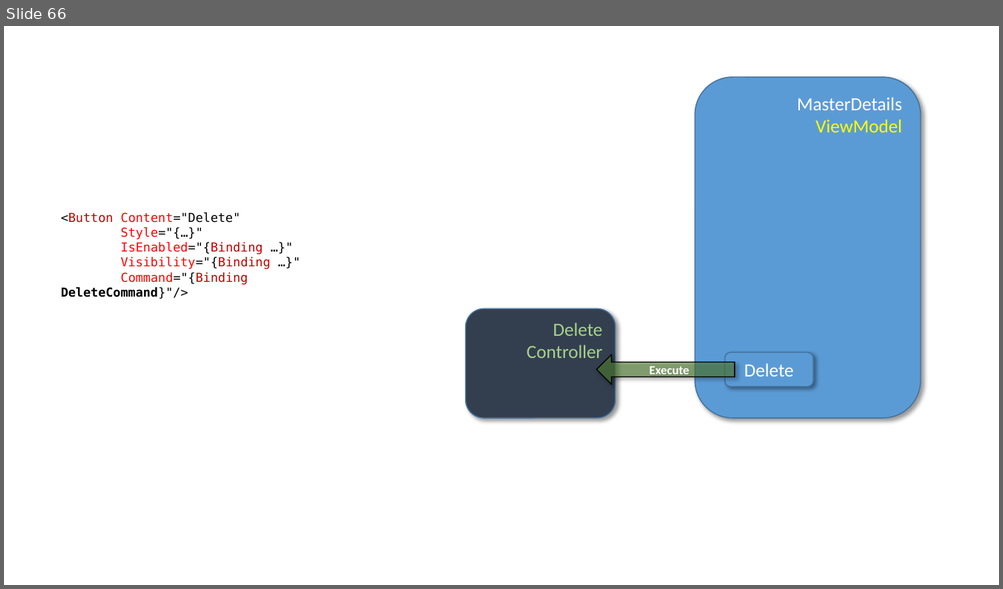
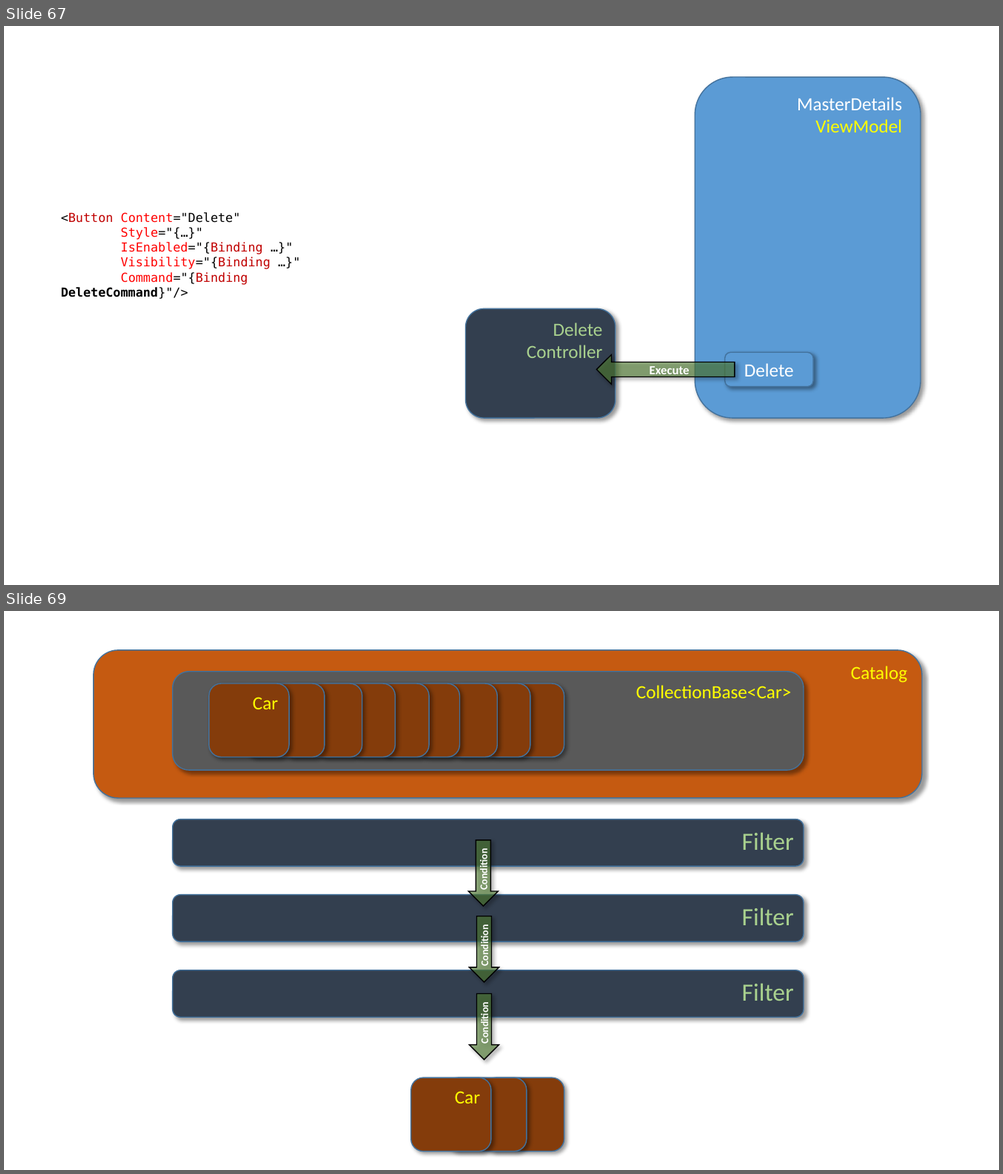
Before and after one commit to perl-easj/MVVMStarter, a slide deck: MVVMStarter/Presentation/MVVMStarter Oversigt.pptx. Shown one above the other, each under a label of ours: slide 66 before the commit, slides 67 and 69 after it; the slides between them are not shown. The pictures are 1003x589 and 1003x1174 pixels, drawn with LibreOffice and Linux fonts; fonts in the diff are those of the drawing. Boxes give left, top, right and bottom in pixels: in the first picture for what was removed or moved away, otherwise in the second. Text is boxed around its words. In the diff, an @@ line names an element or a change of style, - is before the commit and + after.

Commit message:
Updated DomainModel->Catalog, added section on Filters

```diff
--- a/MVVMStarter/Presentation/MVVMStarter Oversigt.pptx
+++ b/MVVMStarter/Presentation/MVVMStarter Oversigt.pptx
@@ slide 69 added at <box>4,611,999,1170</box>, background #FFFFFF @@
@@ rounded rectangle added at <box>94,649,922,797</box>, fill #C55A11, outline #43739E 1 pt, 18 pt, text #FFFF00 @@
+Catalog
@@ rounded rectangle added at <box>173,672,804,770</box>, fill #595959, outline #43739E 1 pt, 18 pt, text #FFFF00 @@
+CollectionBase<Car>
@@ rounded rectangle added at <box>209,684,289,758</box>, fill #843C0B, outline #43739E 1 pt, 18 pt, text #FFFF00 @@
+Car
@@ rounded rectangle added at <box>244,684,324,758</box>, fill #843C0B, outline #43739E 1 pt @@
@@ rounded rectangle added at <box>282,684,362,758</box>, fill #843C0B, outline #43739E 1 pt @@
@@ rounded rectangle added at <box>315,684,395,758</box>, fill #843C0B, outline #43739E 1 pt @@
@@ rounded rectangle added at <box>349,684,429,758</box>, fill #843C0B, outline #43739E 1 pt @@
@@ rounded rectangle added at <box>379,684,459,758</box>, fill #843C0B, outline #43739E 1 pt @@
@@ rounded rectangle added at <box>418,684,497,758</box>, fill #843C0B, outline #43739E 1 pt @@
@@ rounded rectangle added at <box>450,684,530,758</box>, fill #843C0B, outline #43739E 1 pt @@
@@ rounded rectangle added at <box>484,684,563,758</box>, fill #843C0B, outline #43739E 1 pt @@
@@ rounded rectangle added at <box>173,819,804,866</box>, fill #333F50, outline #43739E 1 pt, 24 pt, text #A9D18E @@
+Filter
@@ right arrow added at <box>468,841,498,906</box>, fill #548235 at 60% opacity, outline #000000 1 pt, 10 pt, text #FFFFFF, bold @@
+Condition
@@ rounded rectangle added at <box>173,895,804,943</box>, fill #333F50, outline #43739E 1 pt, 24 pt, text #A9D18E @@
+Filter
@@ right arrow added at <box>469,917,498,982</box>, fill #548235 at 60% opacity, outline #000000 1 pt, 10 pt, text #FFFFFF, bold @@
+Condition
@@ rounded rectangle added at <box>173,971,804,1017</box>, fill #333F50, outline #43739E 1 pt, 24 pt, text #A9D18E @@
+Filter
@@ right arrow added at <box>469,994,498,1060</box>, fill #548235 at 60% opacity, outline #000000 1 pt, 10 pt, text #FFFFFF, bold @@
+Condition
@@ rounded rectangle added at <box>410,1078,490,1152</box>, fill #843C0B, outline #43739E 1 pt, 18 pt, text #FFFF00 @@
+Car
@@ rounded rectangle added at <box>447,1078,526,1152</box>, fill #843C0B, outline #43739E 1 pt @@
@@ rounded rectangle added at <box>484,1078,563,1152</box>, fill #843C0B, outline #43739E 1 pt @@
@@ what was slide 66 is now slide 67 @@
```
Also in this commit, not shown: 17 slides changed, 5 other slides added.
